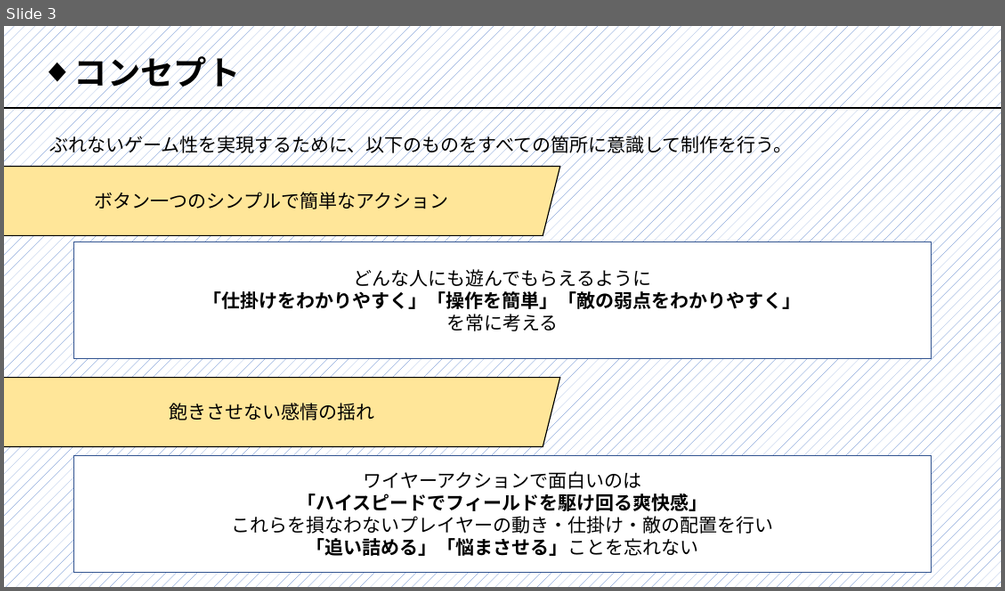
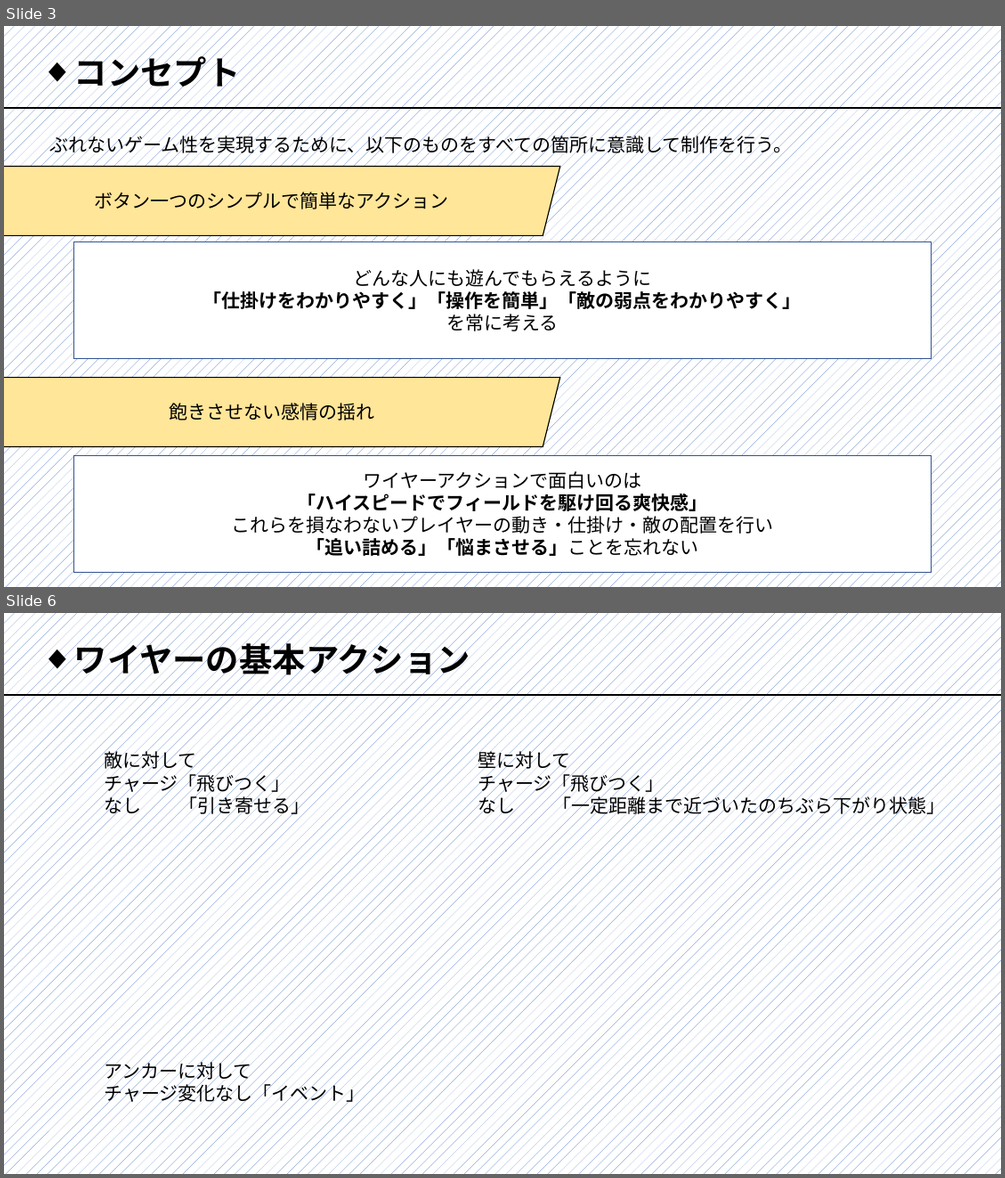
Before and after one commit to nkc20206040/First3DGame, a slide deck: 後期制作_企画書.pptx. Shown one above the other, each under a label of ours: slide 3 before the commit, slides 3 and 6 after it; the slides between them are not shown. The pictures are 1005x591 and 1005x1178 pixels, drawn with LibreOffice and Linux fonts; fonts in the diff are those of the drawing. Boxes give left, top, right and bottom in pixels: in the first picture for what was removed or moved away, otherwise in the second. Text is boxed around its words. In the diff, an @@ line names an element or a change of style, - is before the commit and + after.

```diff
--- a/後期制作_企画書.pptx
+++ b/後期制作_企画書.pptx
@@ slide 6 added at <box>4,613,1001,1174</box>, background pattern #4472C4 on #FFFFFF @@
@@ text added at <box>74,638,470,681</box>, 32 pt, text #000000, bold @@
+◆ ワイヤーの基本アクション
@@ line added from (4, 695) to (1001, 695), #000000 1.5 pt @@
@@ text added at <box>104,749,309,817</box>, 18 pt, text #000000 @@
+敵に対して
+チャージ「飛びつく」
+なし 「引き寄せる」
@@ text added at <box>477,749,945,817</box>, 18 pt, text #000000 @@
+壁に対して
+チャージ「飛びつく」
+なし 「一定距離まで近づいたのちぶら下がり状態」
@@ text added at <box>104,1059,364,1104</box>, 18 pt, text #000000 @@
+アンカーに対して
+チャージ変化なし「イベント」
```
Also in this commit, not shown: 3 slides changed.
